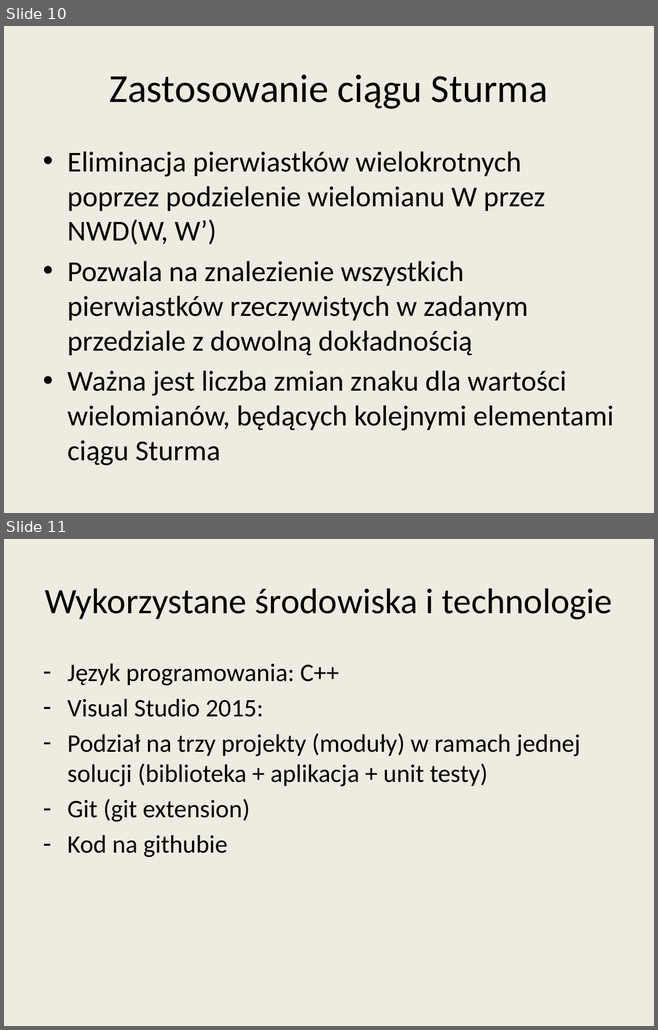
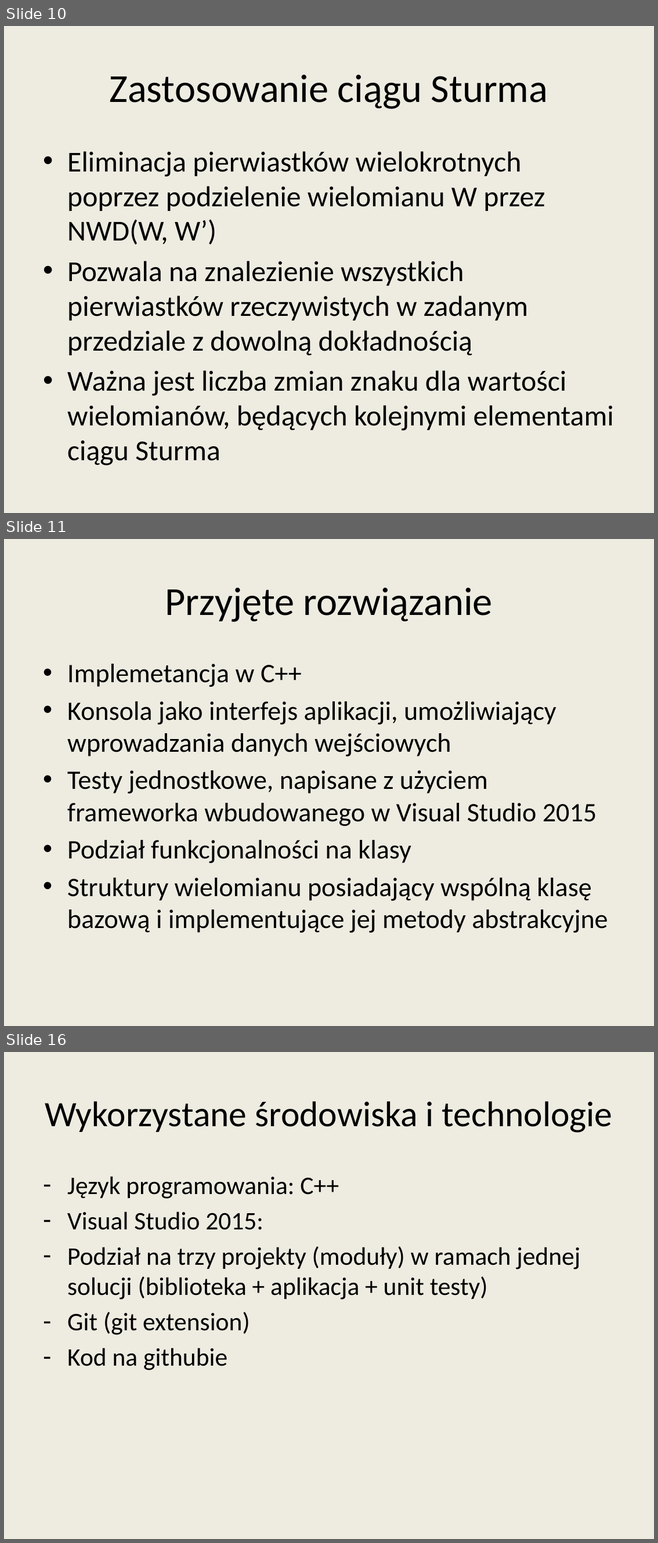
Before and after one commit to wojtekpas/PracaMagisterska, a slide deck: Praca/Seminarium/seminarium_prez2.pptx. Shown one above the other, each under a label of ours: slides 10 and 11 before the commit, slides 10, 11 and 16 after it; the slides between them are not shown. The pictures are 658x1030 and 658x1543 pixels, drawn with LibreOffice and Linux fonts; fonts in the diff are those of the drawing. Boxes give left, top, right and bottom in pixels: in the first picture for what was removed or moved away, otherwise in the second. Text is boxed around its words. In the diff, an @@ line names an element or a change of style, - is before the commit and + after.

```diff
--- a/Praca/Seminarium/seminarium_prez2.pptx
+++ b/Praca/Seminarium/seminarium_prez2.pptx
@@ slide 11 added at <box>4,539,654,1026</box>, background #EEECE1 @@
@@ title added at <box>165,588,492,622</box>, 44 pt, text #000000 @@
+Przyjęte rozwiązanie
@@ text added at <box>67,664,607,933</box>, 29.6 pt, text #000000 @@
+• Implemetancja w C++
+• Konsola jako interfejs aplikacji, umożliwiający wprowadzania danych wejściowych
+• Testy jednostkowe, napisane z użyciem frameworka wbudowanego w Visual Studio 2015
+• Podział funkcjonalności na klasy
+• Struktury wielomianu posiadający wspólną klasę bazową i implementujące jej metody abstrakcyjne
@@ what was slide 11 is now slide 16 @@
```
Also in this commit, not shown: 4 other slides added.
